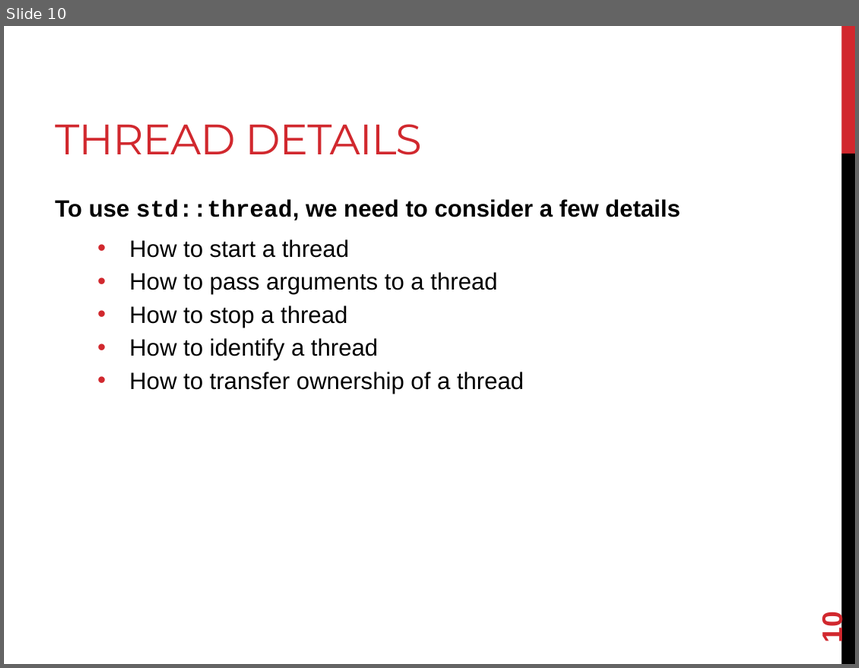
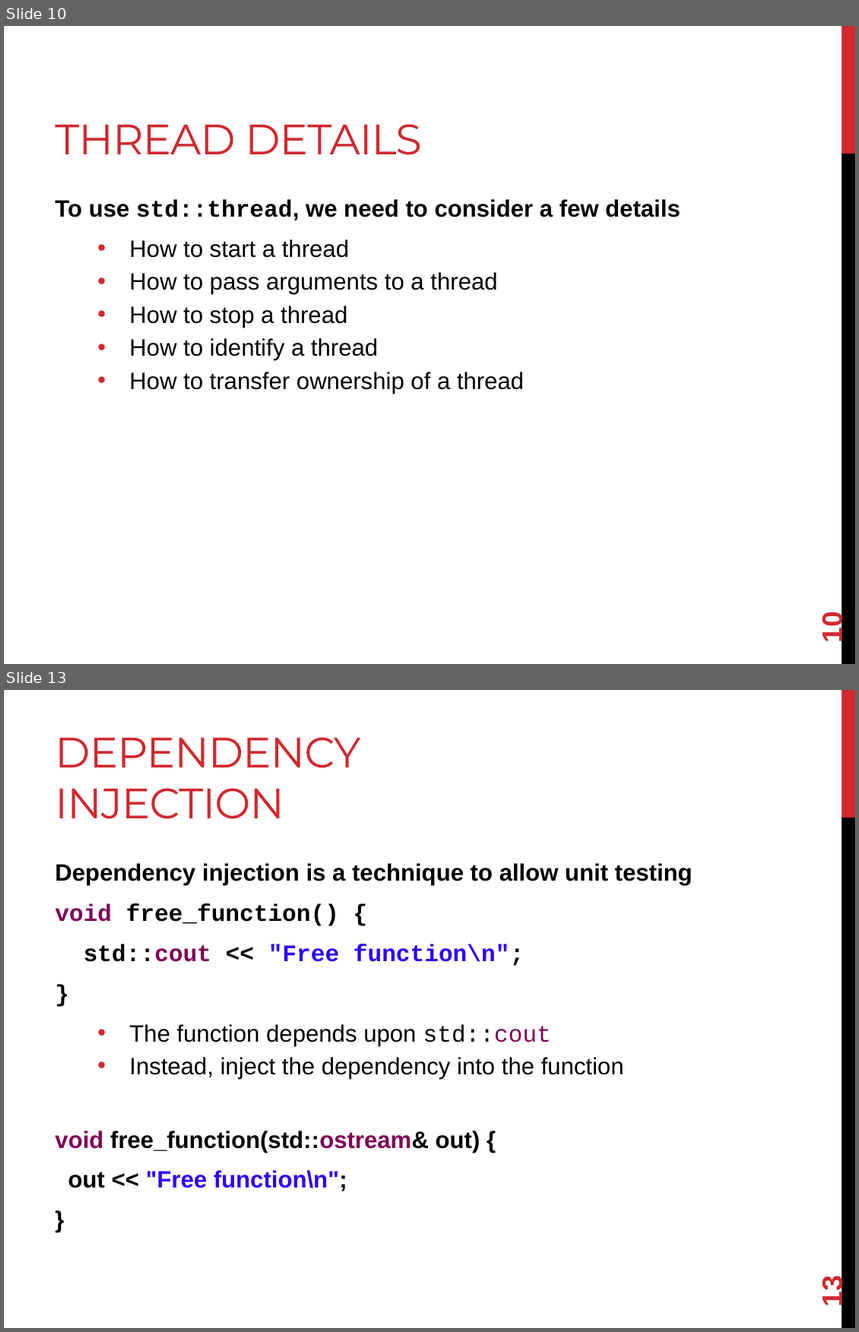
Before and after one commit to joshpeterson/DevelopingConcurrentSoftware, a slide deck: Lectures/Threads/Threads.pptx. Shown one above the other, each under a label of ours: slide 10 before the commit, slides 10 and 13 after it; the slides between them are not shown. The pictures are 859x668 and 859x1332 pixels, drawn with LibreOffice and Linux fonts; fonts in the diff are those of the drawing. Boxes give left, top, right and bottom in pixels: in the first picture for what was removed or moved away, otherwise in the second. Text is boxed around its words. In the diff, an @@ line names an element or a change of style, - is before the commit and + after.

```diff
--- a/Lectures/Threads/Threads.pptx
+++ b/Lectures/Threads/Threads.pptx
@@ slide 13 added at (4, 690, 855, 1328), background #FFFFFF; not listed: 2 template elements that a slide beside it also shows @@
@@ title added at (55, 737, 360, 819), 36 pt, text #D1282E @@
+DEPENDENCY INJECTION
@@ text added at (55, 863, 693, 1192), 20 pt, text #000000, bold @@
+Dependency injection is a technique to allow unit testing
+void free_function() {
+std::cout << "Free function\n";
+}
+  • The function depends upon std::cout
+  • Instead, inject the dependency into the function
+void free_function(std::ostream& out) {
+out << "Free function\n";
+}
@@ page number added at (816, 1279, 848, 1306), 24 pt, text #D1282E, bold @@
+13
```
Also in this commit, not shown: 1 slide changed, 1 other slide added, 11 other files.
